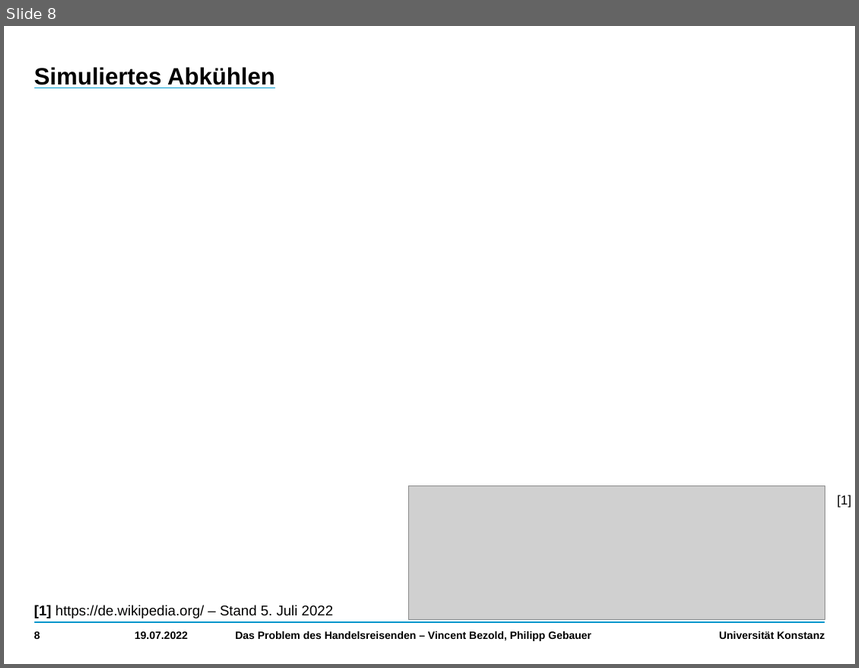
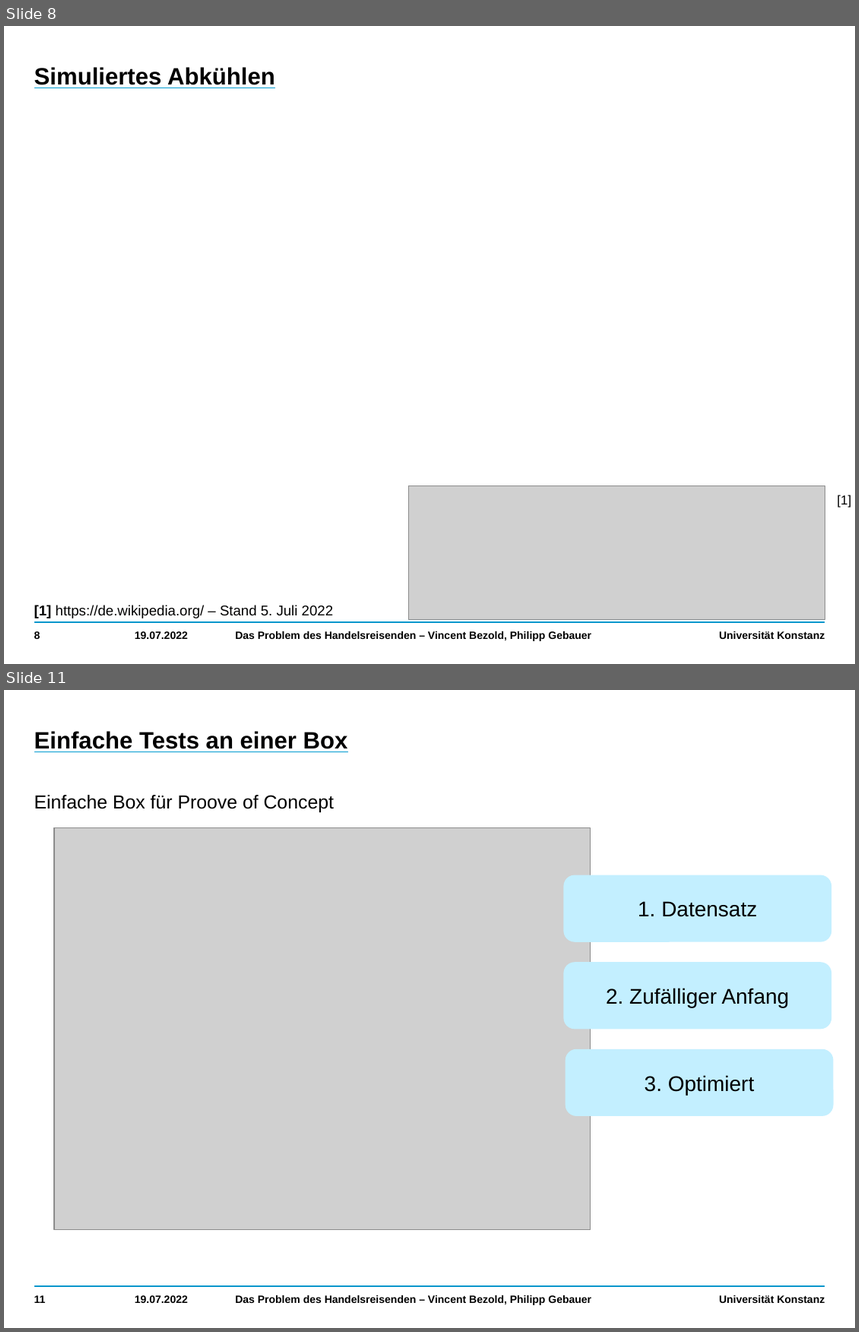
Before and after one commit to VincentBezold/Computer-simulation-stochastic-optimization, a slide deck: Travelling Salesman.pptx. Shown one above the other, each under a label of ours: slide 8 before the commit, slides 8 and 11 after it; the slides between them are not shown. The pictures are 859x668 and 859x1332 pixels, drawn with LibreOffice and Linux fonts; fonts in the diff are those of the drawing; grey boxes stand for pictures. Boxes give left, top, right and bottom in pixels: in the first picture for what was removed or moved away, otherwise in the second. Text is boxed around its words. In the diff, an @@ line names an element or a change of style, - is before the commit and + after.

```diff
--- a/Travelling Salesman.pptx
+++ b/Travelling Salesman.pptx
@@ slide 11 added at box(4, 690, 855, 1328), background #FFFFFF; not listed: 2 template elements that a slide beside it also shows @@
@@ title added at box(34, 731, 348, 752), 20 pt, text #000000, bold, underline @@
+Einfache Tests an einer Box
@@ text added at box(34, 795, 334, 812), 16 pt, text #000000 @@
+  Einfache Box für Proove of Concept
@@ picture added at box(54, 828, 591, 1230) @@
@@ rounded rectangle added at box(563, 875, 832, 943), fill #C3EFFF, 18 pt, text #000000 @@
+1. Datensatz
@@ rounded rectangle added at box(563, 962, 832, 1030), fill #C3EFFF, 18 pt, text #000000 @@
+2. Zufälliger Anfang
@@ rounded rectangle added at box(566, 1049, 834, 1116), fill #C3EFFF, 18 pt, text #000000 @@
+3. Optimiert
@@ page number added at box(34, 1296, 46, 1303), 9 pt, text #000000, bold @@
+11
@@ text added at box(135, 1296, 188, 1303), 9 pt, text #000000, bold @@
+19.07.2022
@@ text added at box(235, 1296, 591, 1306), 9 pt, text #000000, bold @@
+Das Problem des Handelsreisenden – Vincent Bezold, Philipp Gebauer
```
Also in this commit, not shown: 5 slides changed, 6 other slides added.
